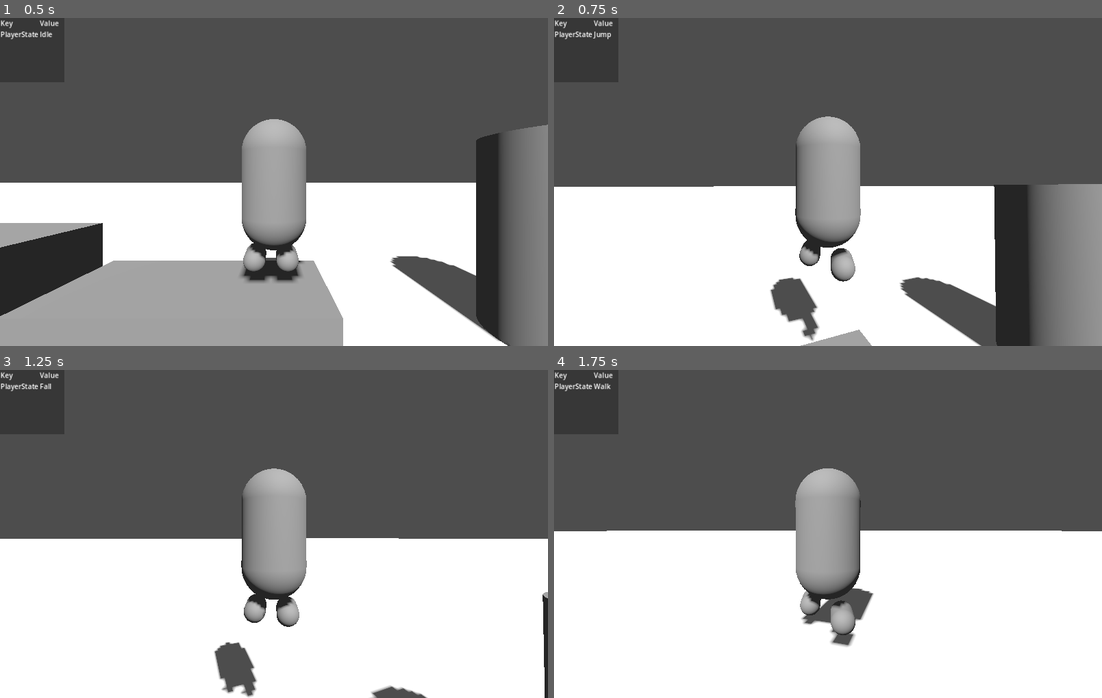
Above: before the commit, frames 1-4 (two rows, left to right).
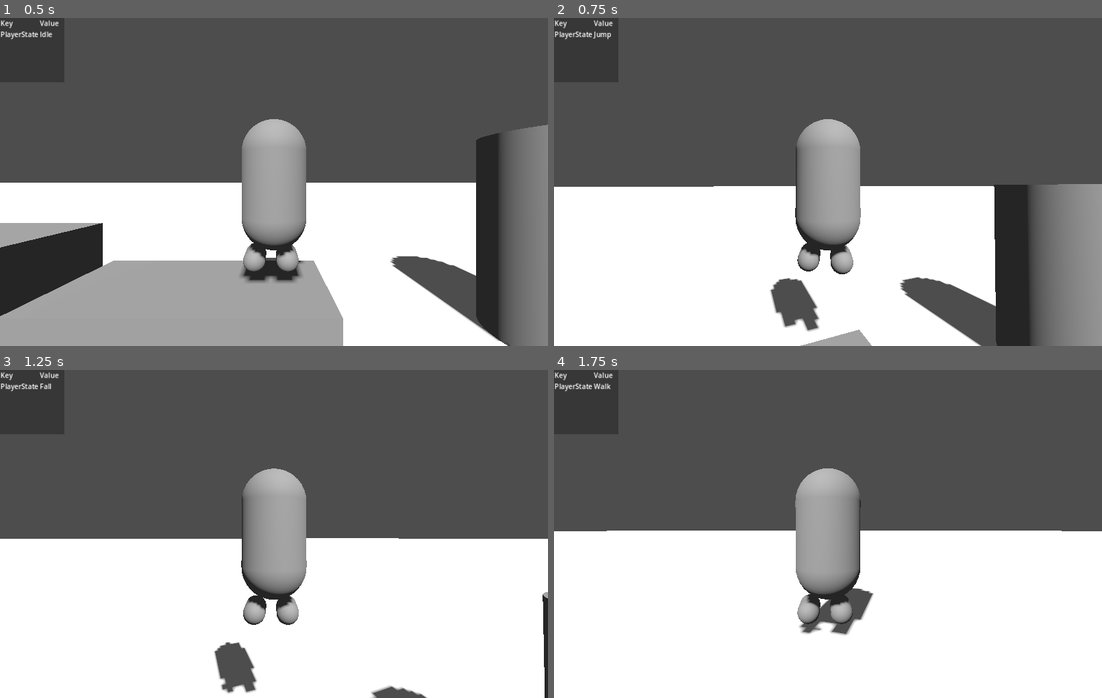
Above: after the commit, the same moments.

Repository: ee0pdt/godot-tps-test
Game: Godot game, scene res://main.tscn
Two runs of this game, one before a commit and one after it. Both use one fixed random seed, a clock stepped at 60 frames per second and the inputs below.
Inputs (mouse positions are in pixels of both pictures, inside the frame that each line leads up to):
- Up to frame 1 (0.5 s): no input
- Up to frame 2 (0.75 s): move the mouse to (855, 182) at 0.52 s; hold Up (forward) from 0.53 s (still down); tap Space (jump) at 0.6 s
- Up to frame 3 (1.25 s): keep holding Up (forward); tap Space (jump) at 0.77, 1.07 s
- Up to frame 4 (1.75 s): keep holding Up (forward); move the mouse to (800, 534) at 1.27 s; tap Space (jump) at 1.35, 1.52 s

Frame 1 is identical in both runs. In frame 2, 0.9% of the frame differs, in the area x 40-56%, y 30-99%; in frame 3, 0.2%; in frame 4, 0.8%.

Commit message:
Added jump state

Diff:
--- a/player/player.tscn
+++ b/player/player.tscn
@@ -104,7 +104,6 @@
 
 [sub_resource type="Animation" id="Animation_vxyos"]
 resource_name = "Walk"
-length = 3.0
 loop_mode = 1
 tracks/0/type = "value"
 tracks/0/imported = false
@@ -137,7 +136,7 @@
 tracks/2/interp = 1
 tracks/2/loop_wrap = true
 tracks/2/keys = {
-"times": PackedFloat32Array(0, 1.56667, 3),
+"times": PackedFloat32Array(0, 0.5328, 1.0323),
 "transitions": PackedFloat32Array(1, 1, 1),
 "update": 0,
 "values": [Vector3(0.121783, -0.706605, 0.184788), Vector3(0.121783, -0.706605, -0.215218), Vector3(0.121783, -0.706605, 0.184788)]
@@ -149,15 +148,19 @@
 tracks/3/interp = 1
 tracks/3/loop_wrap = true
 tracks/3/keys = {
-"times": PackedFloat32Array(0, 1.56667, 3),
+"times": PackedFloat32Array(0, 0.5328, 1.0323),
 "transitions": PackedFloat32Array(1, 1, 1),
 "update": 0,
 "values": [Vector3(-0.176197, -0.706605, -0.223774), Vector3(-0.176197, -0.706605, 0.13992), Vector3(-0.176197, -0.706605, -0.223774)]
 }
+
+[sub_resource type="Animation" id="Animation_43rcw"]
+resource_name = "Jump"
 
 [sub_resource type="AnimationLibrary" id="AnimationLibrary_cs7kc"]
 _data = {
 "Idle": SubResource("Animation_pcldr"),
+"Jump": SubResource("Animation_43rcw"),
 "RESET": SubResource("Animation_pnhmf"),
 "Walk": SubResource("Animation_vxyos")
 }
@@ -165,6 +168,9 @@
 [sub_resource type="AnimationNodeAnimation" id="AnimationNodeAnimation_g6gg6"]
 animation = &"Idle"
 
+[sub_resource type="AnimationNodeAnimation" id="AnimationNodeAnimation_bd6mn"]
+animation = &"Jump"
+
 [sub_resource type="AnimationNodeAnimation" id="AnimationNodeAnimation_4fegx"]
 animation = &"Walk"
 
@@ -172,21 +178,44 @@
 advance_mode = 2
 
 [sub_resource type="AnimationNodeStateMachineTransition" id="AnimationNodeStateMachineTransition_j6at0"]
+xfade_time = 0.5
 advance_mode = 2
 advance_condition = &"walk"
 
 [sub_resource type="AnimationNodeStateMachineTransition" id="AnimationNodeStateMachineTransition_gb0jg"]
+xfade_time = 0.1
 advance_mode = 2
 advance_condition = &"idle"
 
+[sub_resource type="AnimationNodeStateMachineTransition" id="AnimationNodeStateMachineTransition_71nkx"]
+advance_mode = 2
+advance_condition = &"jump"
+
+[sub_resource type="AnimationNodeStateMachineTransition" id="AnimationNodeStateMachineTransition_5vvpe"]
+xfade_time = 0.5
+advance_mode = 2
+advance_condition = &"idle"
+
+[sub_resource type="AnimationNodeStateMachineTransition" id="AnimationNodeStateMachineTransition_f6ckr"]
+advance_mode = 2
+advance_condition = &"jump"
+
+[sub_resource type="AnimationNodeStateMachineTransition" id="AnimationNodeStateMachineTransition_olipm"]
+xfade_time = 0.5
+advance_mode = 2
+advance_condition = &"walk"
+
 [sub_resource type="AnimationNodeStateMachine" id="AnimationNodeStateMachine_d4j5b"]
+states/End/position = Vector2(964.5, 99.3131)
 states/Idle/node = SubResource("AnimationNodeAnimation_g6gg6")
 states/Idle/position = Vector2(448.562, 100.126)
+states/Jump/node = SubResource("AnimationNodeAnimation_bd6mn")
+states/Jump/position = Vector2(557.225, -35.7225)
 states/Start/position = Vector2(208, 98.5)
 states/Walk/node = SubResource("AnimationNodeAnimation_4fegx")
 states/Walk/position = Vector2(677.05, 99.625)
-transitions = ["Start", "Idle", SubResource("AnimationNodeSt …(136 unchanged characters)… mationNodeStateMachineTransition_gb0jg")]
-graph_offset = Vector2(99.2249, -16.23)
+transitions = ["Start", "Idle", SubResource("AnimationNodeSt …(136 unchanged characters)… mationNodeStateMachineTransition_gb0jg"), "Idle", "Jump", SubResource("AnimationNodeStateMachineTransition_71nkx"), "Jump", "Idle", SubResource("AnimationNodeStateMachineTransition_5vvpe"), "Walk", "Jump", SubResource("AnimationNodeStateMachineTransition_f6ckr"), "Jump", "Walk", SubResource("AnimationNodeStateMachineTransition_olipm")]
+graph_offset = Vector2(99.225, -104.723)
 
 [node name="Player" type="CharacterBody3D"]
 transform = Transform3D(1, 0, 0, 0, 1, 0, 0, 0, 1, 0, 0.812197, 0)
@@ -230,12 +259,12 @@
 mesh = SubResource("CapsuleMesh_shgaf")
 
 [node name="Foot_r" type="MeshInstance3D" parent="Mesh"]
-transform = Transform3D(1, -1.06581e-14, 4.02341e-21, -1.5246e-23, -4.37114e-08, -1, 1.06581e-14, 1, -4.37114e-08, 0.121783, -0.706605, -0.0261087)
+transform = Transform3D(1, -1.06581e-14, 4.65882e-22, 0, -4.37114e-08, -1, 1.06581e-14, 1, -4.37114e-08, 0.121783, -0.706605, -0.0261087)
 mesh = SubResource("CapsuleMesh_bwp2g")
 skeleton = NodePath("../Body")
 
 [node name="Foot_l" type="MeshInstance3D" parent="Mesh"]
-transform = Transform3D(1, -1.06581e-14, 4.02341e-21, -1.5246e-23, -4.37114e-08, -1, 1.06581e-14, 1, -4.37114e-08, -0.176197, -0.706605, -0.0261087)
+transform = Transform3D(1, -1.06581e-14, 4.65882e-22, 0, -4.37114e-08, -1, 1.06581e-14, 1, -4.37114e-08, -0.176197, -0.706605, -0.0261087)
 mesh = SubResource("CapsuleMesh_bwp2g")
 skeleton = NodePath("../Body")
 
@@ -251,6 +280,7 @@
 parameters/current_position = 0.0
 parameters/current_delta = 0.0
 parameters/conditions/idle = false
+parameters/conditions/jump = false
 parameters/conditions/walk = false
 parameters/End/current_length = null
 parameters/End/current_position = null
@@ -258,6 +288,9 @@
 parameters/Idle/current_length = null
 parameters/Idle/current_position = null
 parameters/Idle/current_delta = null
+parameters/Jump/current_length = null
+parameters/Jump/current_position = null
+parameters/Jump/current_delta = null
 parameters/Start/current_length = 0.0
 parameters/Start/current_position = 0.0
 parameters/Start/current_delta = 0.0
--- a/player/states/player_jump.gd
+++ b/player/states/player_jump.gd
@@ -43,9 +43,10 @@
 	Debug.print_value("PlayerState", "Jump")
 	player = state_machine.get_parent()
 	player.velocity.y = player.JUMP_VELOCITY
+	player.animation_tree["parameters/conditions/jump"] = true
 
 
 # Called by the state machine before changing the active state. Use this function
 # to clean up the state.
 func exit() -> void:
-	pass
+	player.animation_tree["parameters/conditions/jump"] = false
Not shown: 1 places in player/player.tscn that only renumber resources
